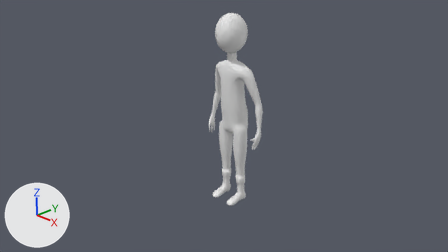
What one commit did to the Blender file 01/Assets/models/keke/keke01.blend.
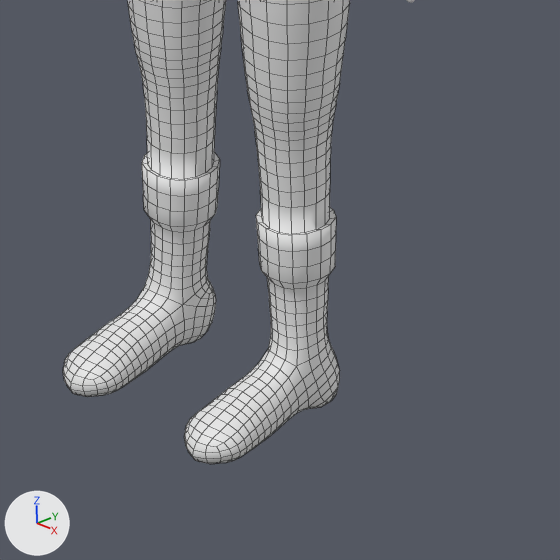
Old and new are each drawn from the file's camera 'Camera' and again close up on the part from 46% to 61% of the width and 59% to 86% of the height. Arrows for +X, +Y and +Z are at lower left; the lights stay in place. The close-ups show mesh edges as thin lines.

The first close-up shows 'legs'.
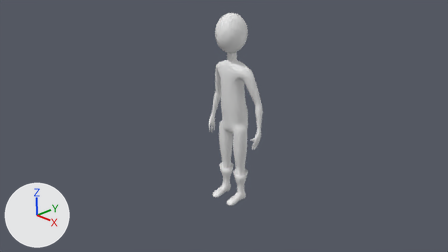
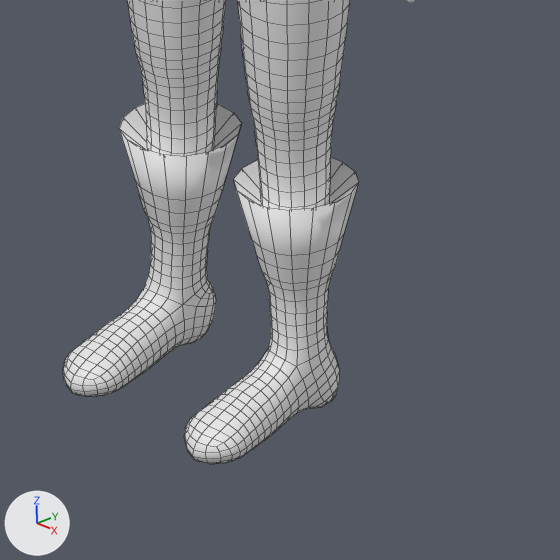
The change, as a list of edits to the scene's bpy script:
```text
Change me_plane_003:
    used by ob_legs; parent = ob_body; location = (0.0, 0.0, 0.972)
    remove me_plane_003.from_pydata(...)  # 1724 vertices, 1696 faces; spans x -0.36..0.36, y -0.43..0.14, z -0.97..0.81
    add me_plane_003.from_pydata(...)  # 1724 vertices, 1696 faces; spans x -0.38..0.38, y -0.43..0.14, z -0.97..0.81
    me_plane_003 part 1: 160 of 1724 vertices moved; they spanned x -0.32..0.32, y -0.13..0.08, z -0.56..-0.38 and now span x -0.38..0.38, y -0.19..0.14, z -0.56..-0.27; mean shift (0.0, 0.0, 0.03); largest move (-0.3, 0.04, -0.38) -> (-0.35, 0.08, -0.27)
```

Where the change shows, as pixel boxes (x1, y1, x2, y2) in the close-ups (560 x 560 px; the box of a moved part takes in the faces that stretch with it):
'legs', reshaped
    before: (63, 0, 350, 464)
    after: (63, 0, 359, 464)
part 1 of me_plane_003, moved or reshaped
    before: (142, 136, 336, 302)
    after: (119, 104, 359, 302)
